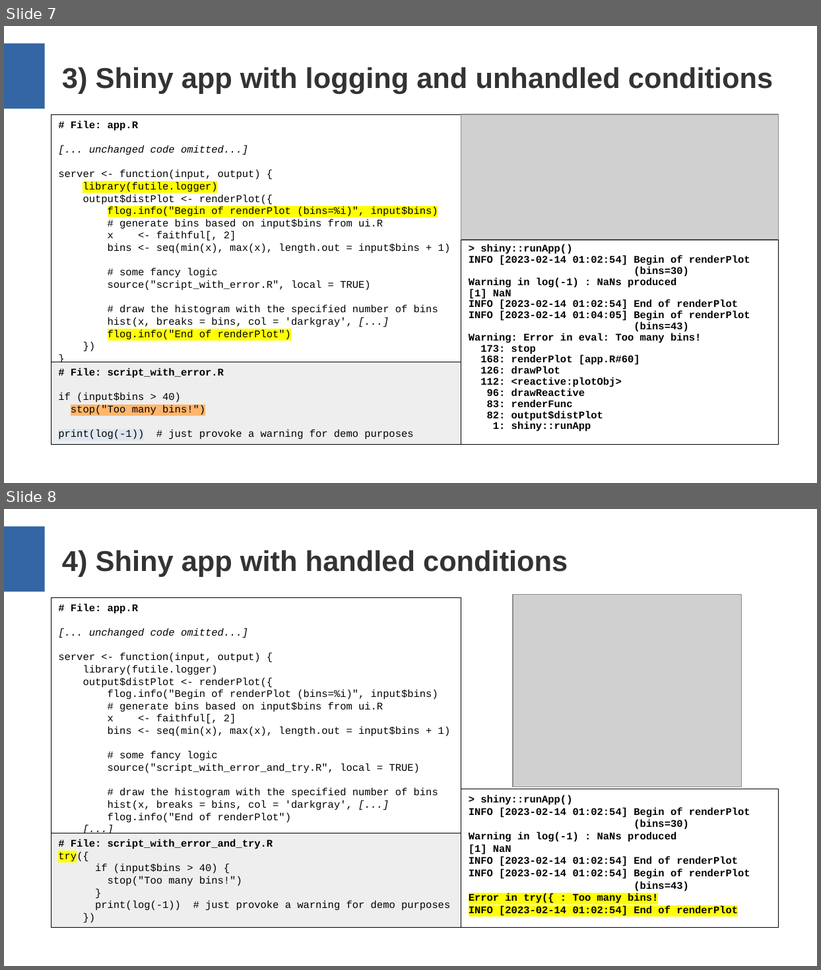
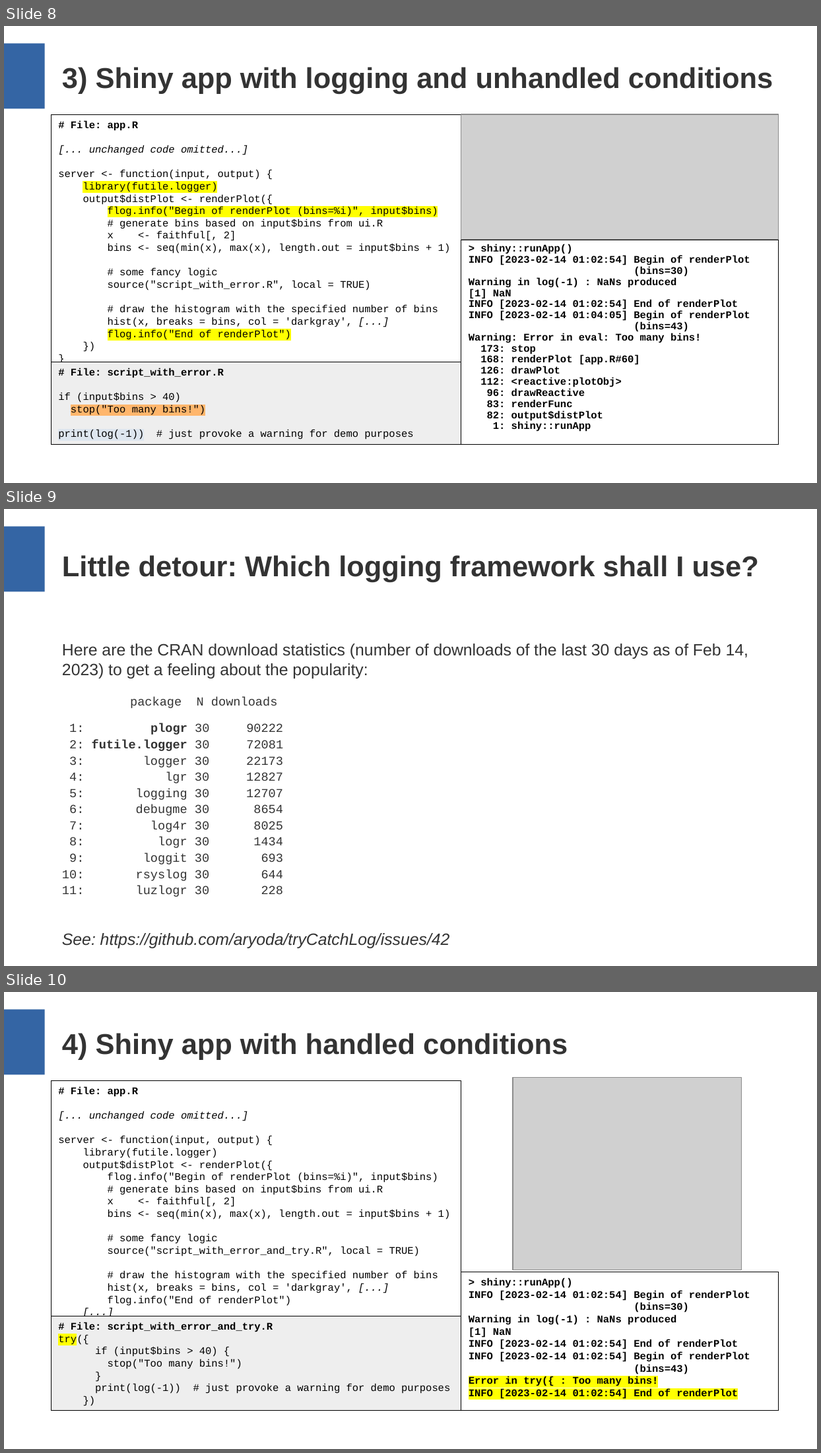
Before and after one commit to aryoda/R_shiny_post_mortem_analysis_training, a slide deck: Training slides.odp. Shown one above the other, each under a label of ours: slides 7 and 8 before the commit, slides 8, 9 and 10 after it. The pictures are 821x970 and 821x1453 pixels, drawn with LibreOffice and Linux fonts; fonts in the diff are those of the drawing; grey boxes stand for pictures. Boxes give left, top, right and bottom in pixels: in the first picture for what was removed or moved away, otherwise in the second. Text is boxed around its words. In the diff, an @@ line names an element or a change of style, - is before the commit and + after.

```diff
--- a/Training slides.odp
+++ b/Training slides.odp
@@ slide 9 added at [4,509,817,966], background #FFFFFF; not listed: 1 template element that a slide beside it also shows @@
@@ title added at [62,555,759,582], 28 pt, text #333333, bold @@
+Little detour: Which logging framework shall I use?
@@ text added at [62,644,748,949], 12 pt, text #333333 @@
+Here are the CRAN download statistics (number of downloads of the last 30 days as of Feb 14, 2023) to get a feeling about the popularity:
+package N downloads
+1: plogr 30 90222
+2: futile.logger 30 72081
+3: logger 30 22173
+4: lgr 30 12827
+5: logging 30 12707
+6: debugme 30 8654
+7: log4r 30 8025
+8: logr 30 1434
+9: loggit 30 693
+10: rsyslog 30 644
+11: luzlogr 30 228
+See: https://github.com/aryoda/tryCatchLog/issues/42
@@ what was slide 7 is now slide 8 @@
@@ what was slide 8 is now slide 10 @@
```
Also in this commit, not shown: 4 slides changed, 3 other slides added.
